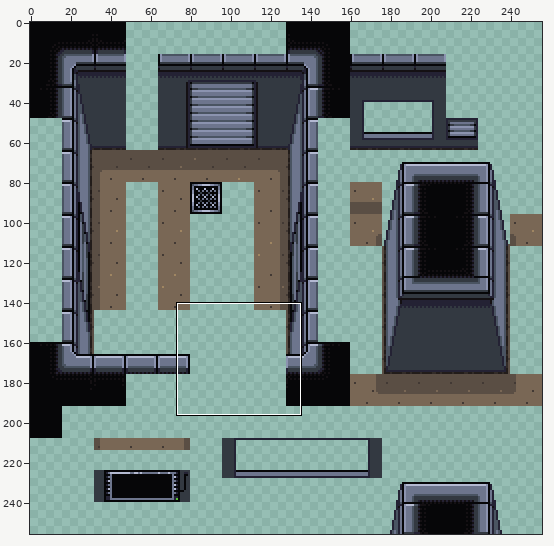
Two versions of one pixel-art file, art/tileset.aseprite. Above, an overview of the earlier version with the close-up marked.
Close-up. As it was:
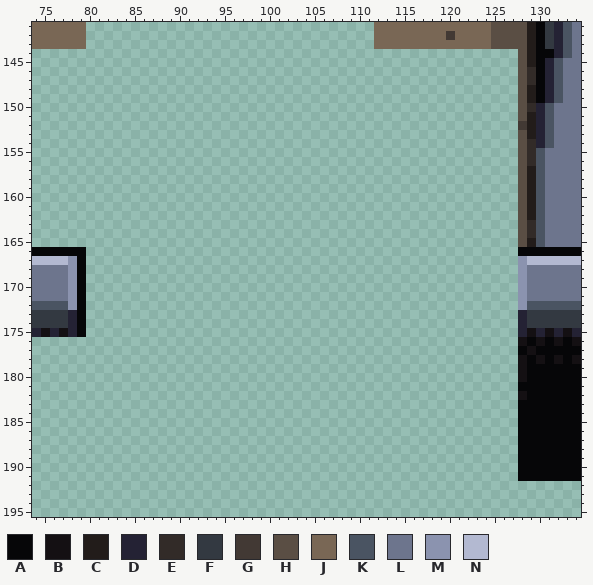
256x256 pixels, 1 frame. Shown: x 74..134, y 141..195.
Palette (. is transparent): A #060608  B #141013  C #221c1a  D #242234  E #322b28  F #333941  G #423934  H #5a4e44  J #796755  K #4a5462  L #6d758d  M #8b93af  N #b3b9d1
Pixels before (only the part around the change), first column x 74:
141 JJJJJJ................................JJJJJJJJJJJJJHHHHCAFDKL
142 JJJJJJ................................JJJJJJJJGJJJJHHHHCAFDKL
143 JJJJJJ................................JJJJJJJJJJJJJHHHHCAFDKL
144 ......................................................HCAADKL
145 ......................................................HCADKLL
146 ......................................................HEADKLL
147 ......................................................HEADKLL
148 ......................................................HCADKLL
149 ......................................................HCADKLL
150 ......................................................HEDKLLL
151 ......................................................HCDKLLL
152 ......................................................GCDKLLL
153 ......................................................HCDKLLL
154 ......................................................HEDKLLL
155 ......................................................HEKLLLL
156 ......................................................HEKLLLL
157 ......................................................HCKLLLL
158 ......................................................HCKLLLL
159 ......................................................HCKLLLL
160 ......................................................HCKLLLL
161 ......................................................HCKLLLL
162 ......................................................HCKLLLL
163 ......................................................HEKLLLL
164 ......................................................HEKLLLL
165 ......................................................HCKLLLL
166 AAAAAA................................................AAAAAAA
167 NNNNMA................................................MNNNNNN
168 LLLLMA................................................MLLLLLL
169 LLLLMA................................................MLLLLLL
170 LLLLMA................................................MLLLLLL
171 LLLLMA................................................MLLLLLL
172 KKKKMA................................................MKKKKKK
173 FFFFDA................................................DFFFFFF
174 FFFFDA................................................DFFFFFF
175 DBDBDA................................................DBDBDBD
176 ......................................................BABABAB
177 ......................................................ABAAAAA
178 ......................................................BABABAB
179 ......................................................BAAAAAA
180 ......................................................BAAAAAA
181 ......................................................AAAAAAA
182 ......................................................BAAAAAA
183 ......................................................AAAAAAA
184 ......................................................AAAAAAA
185 ......................................................AAAAAAA
186 ......................................................AAAAAAA
187 ......................................................AAAAAAA
188 ......................................................AAAAAAA
189 ......................................................AAAAAAA
190 ......................................................AAAAAAA
191 ......................................................AAAAAAA
192 .............................................................
193 .............................................................
194 .............................................................
New version:
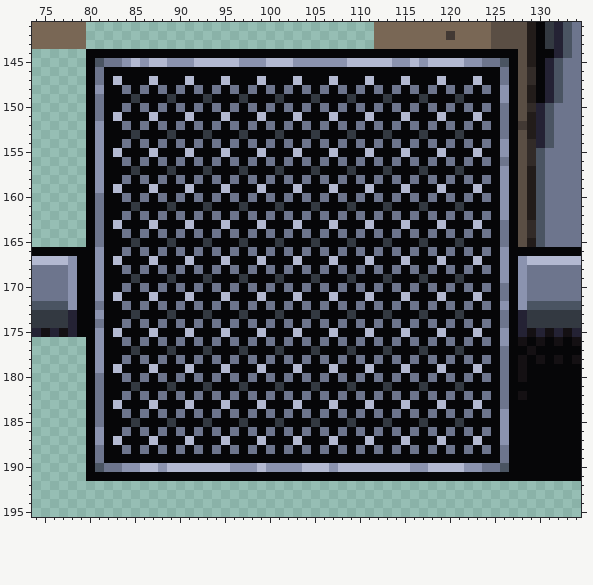
Edits made:
Changed rows in their new state; - is an unchanged pixel.
Layer "Layer 1":
first column x 80:
144 AAAAAAAAAAAAAAAAAAAAAAAAAAAAAAAAAAAAAAAAAAAAAAAA
145 AKLLMNMNNMMMNNNNNMMMNNNMMMMMMNNNNNMMNMNNNNMMLLKA
146 ALAAAAAAAAAAAAAAAAAAAAAAAAAAAAAAAAAAAAAAAAAAAALA
147 ALANAAANAAANAAANAAANAAANAAANAAANAAANAAANAAANAALA
148 AMAALALALALALALALALALALALALALALALALALALALALALAMA
149 ALAAAFAAAFAAAFAAAFAAAFAAAFAAAFAAAFAAAFAAAFAAAAMA
150 ALAALALALALALALALALALALALALALALALALALALALALALALA
151 ALANAAANAAANAAANAAANAAANAAANAAANAAANAAANAAANAALA
152 AMAALALALALALALALALALALALALALALALALALALALALALALA
153 AMAAAFAAAFAAAFAAAFAAAFAAAFAAAFAAAFAAAFAAAFAAAALA
154 AMAALALALALALALALALALALALALALALALALALALALALALAMA
155 AMANAAANAAANAAANAAANAAANAAANAAANAAANAAANAAANAAMA
156 AMAALALALALALALALALALALALALALALALALALALALALALALA
157 AMAAAFAAAFAAAFAAAFAAAFAAAFAAAFAAAFAAAFAAAFAAAAMA
158 AMAALALALALALALALALALALALALALALALALALALALALALAMA
159 AMANAAANAAANAAANAAANAAANAAANAAANAAANAAANAAANAAMA
160 ALAALALALALALALALALALALALALALALALALALALALALALAMA
161 ALAAAFAAAFAAAFAAAFAAAFAAAFAAAFAAAFAAAFAAAFAAAAMA
162 ALAALALALALALALALALALALALALALALALALALALALALALAMA
163 ALANAAANAAANAAANAAANAAANAAANAAANAAANAAANAAANAALA
164 ALAALALALALALALALALALALALALALALALALALALALALALALA
165 ALAAAFAAAFAAAFAAAFAAAFAAAFAAAFAAAFAAAFAAAFAAAALA
166 AMAALALALALALALALALALALALALALALALALALALALALALAMA
167 AMANAAANAAANAAANAAANAAANAAANAAANAAANAAANAAANAAMA
168 AMAALALALALALALALALALALALALALALALALALALALALALAMA
169 AMAAAFAAAFAAAFAAAFAAAFAAAFAAAFAAAFAAAFAAAFAAAAMA
170 AMAALALALALALALALALALALALALALALALALALALALALALALA
171 AMANAAANAAANAAANAAANAAANAAANAAANAAANAAANAAANAALA
172 ALAALALALALALALALALALALALALALALALALALALALALALAMA
173 AMAAAFAAAFAAAFAAAFAAAFAAAFAAAFAAAFAAAFAAAFAAAALA
174 ALAALALALALALALALALALALALALALALALALALALALALALALA
175 AMANAAANAAANAAANAAANAAANAAANAAANAAANAAANAAANAAMA
176 AMAALALALALALALALALALALALALALALALALALALALALALAMA
177 AMAAAFAAAFAAAFAAAFAAAFAAAFAAAFAAAFAAAFAAAFAAAALA
178 AMAALALALALALALALALALALALALALALALALALALALALALALA
179 AMANAAANAAANAAANAAANAAANAAANAAANAAANAAANAAANAALA
180 ALAALALALALALALALALALALALALALALALALALALALALALALA
181 ALAAAFAAAFAAAFAAAFAAAFAAAFAAAFAAAFAAAFAAAFAAAALA
182 ALAALALALALALALALALALALALALALALALALALALALALALALA
183 ALANAAANAAANAAANAAANAAANAAANAAANAAANAAANAAANAALA
184 ALAALALALALALALALALALALALALALALALALALALALALALAMA
185 ALAAAFAAAFAAAFAAAFAAAFAAAFAAAFAAAFAAAFAAAFAAAAMA
186 AMAALALALALALALALALALALALALALALALALALALALALALAMA
187 AMANAAANAAANAAANAAANAAANAAANAAANAAANAAANAAANAAMA
188 ALAALALALALALALALALALALALALALALALALALALALALALALA
189 ALAAAAAAAAAAAAAAAAAAAAAAAAAAAAAAAAAAAAAAAAAAAALA
190 AKLLMMNNMNNNNNNNMMMNMMMMNNNMNNNNNNNNMMNNNNMMLLKA
191 AAAAAAAAAAAAAAAAAAAAAAAAAAAAAAAAAAAAAAAAAAAAAAAA
